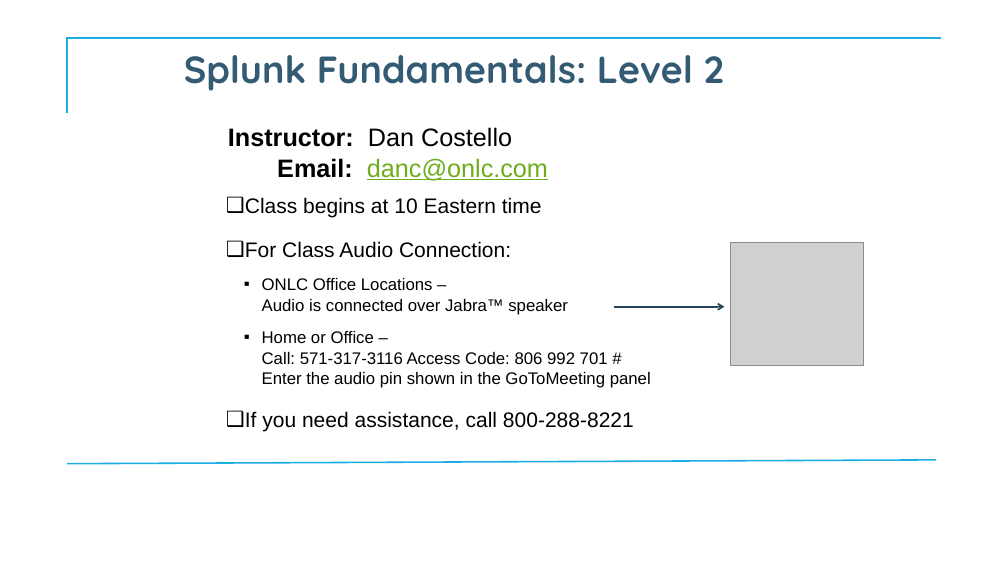
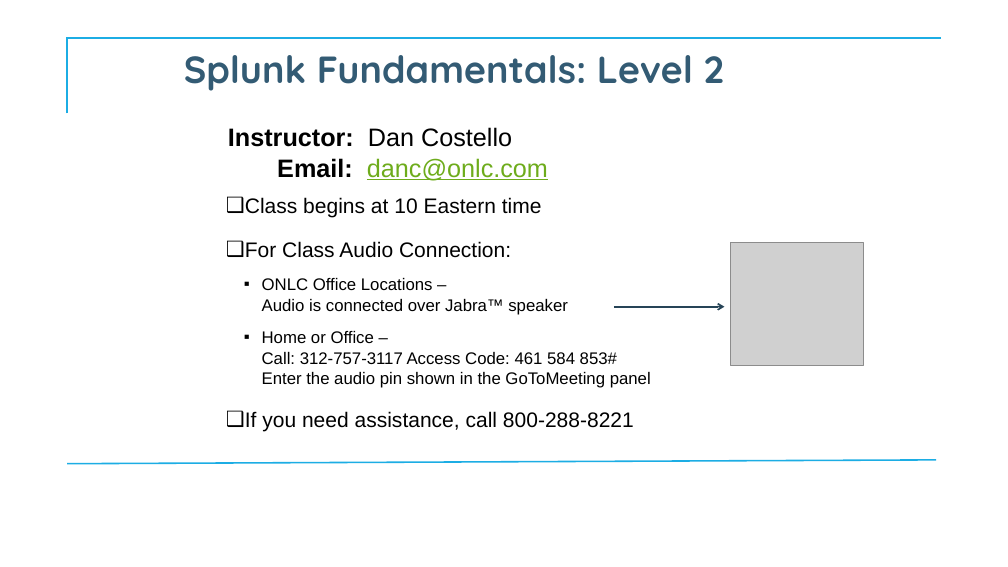
Before and after one commit to CostelloTechnicalConsulting/XSPLK2ClassFiles, a slide deck: slide 1 of ppt/SplunkFundamentals2v1_3.pptx. Drawn at 1008x567 pixels with LibreOffice and Linux fonts; fonts in the diff are those of the drawing; grey boxes stand for pictures; background and template pictures are left out. Boxes give left, top, right and bottom in pixels: in the first picture for what was removed or moved away, otherwise in the second. Text is boxed around its words. In the diff, an @@ line names an element or a change of style, - is before the commit and + after.

```diff
--- a/ppt/SplunkFundamentals2v1_3.pptx
+++ b/ppt/SplunkFundamentals2v1_3.pptx
@@ subtitle at <box>262,331,651,388</box>: text changed @@
-    ▪ Home or Office –
-      Call: 571-317-3116 Access Code: 806 992 701 #
-      Enter the audio pin shown in the GoToMeeting panel
+    ▪ Home or Office –
+      Call: 312-757-3117 Access Code: 461 584 853#
+      Enter the audio pin shown in the GoToMeeting panel
```
Also in this commit, not shown: 2 other slides changed, 1 slide added.
